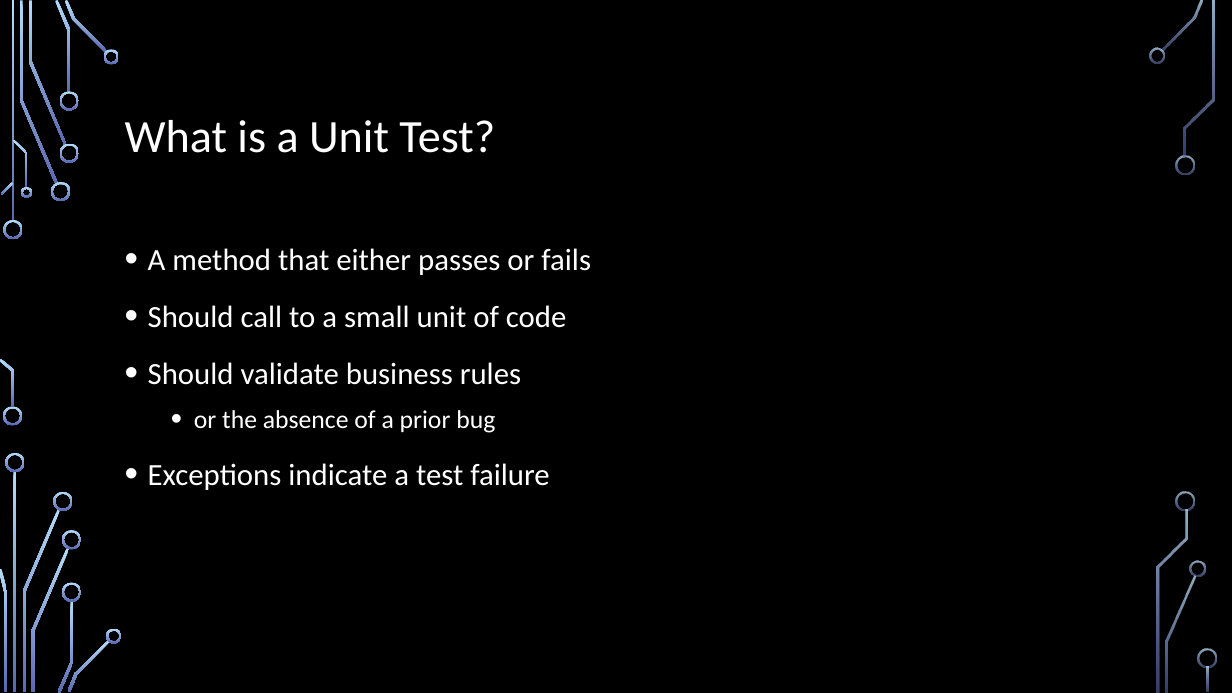
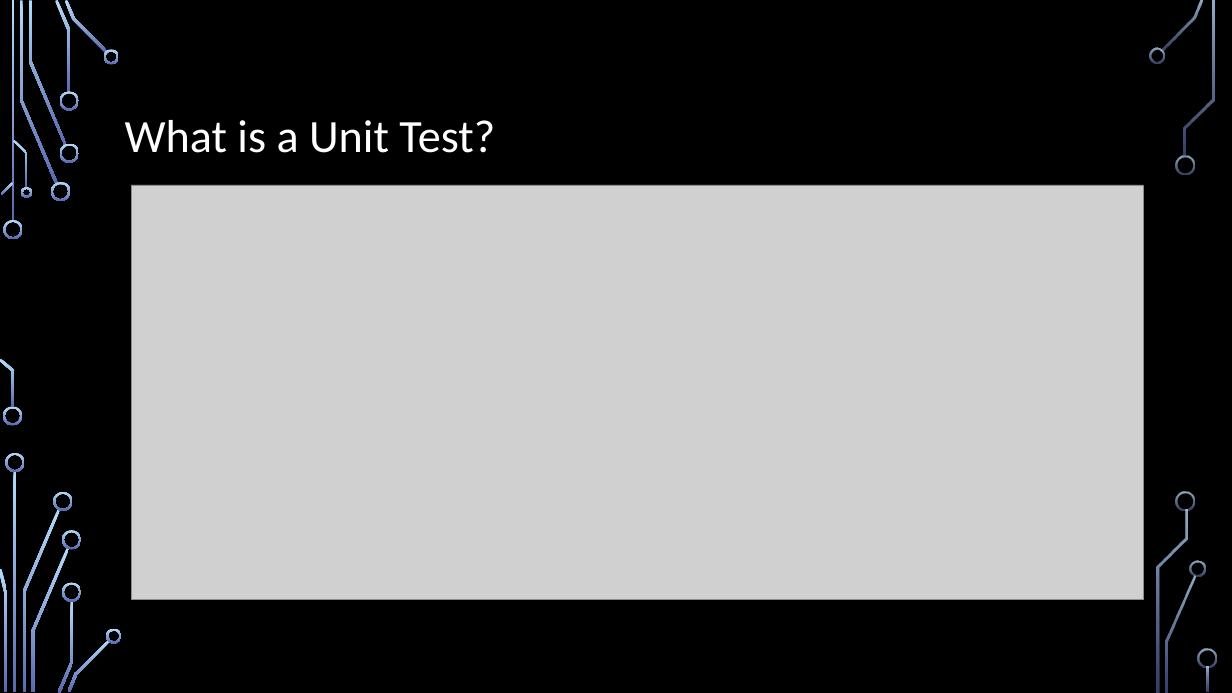
Before and after one commit to IntegerMan/SoftwareQualityTalk, a slide deck: slide 11 of Software Quality Recipes for Legacy.pptx (slide 9 before the commit). Drawn at 1232x693 pixels with LibreOffice and Linux fonts; fonts in the diff are those of the drawing; grey boxes stand for pictures; background and template pictures are left out. Boxes give left, top, right and bottom in pixels: in the first picture for what was removed or moved away, otherwise in the second. Text is boxed around its words. In the diff, an @@ line names an element or a change of style, - is before the commit and + after.

```diff
--- a/Software Quality Recipes for Legacy.pptx
+++ b/Software Quality Recipes for Legacy.pptx
@@ picture added at (131,185,1143,600) @@
@@ text removed at (148,248,591,490) @@
-• A method that either passes or fails
-• Should call to a small unit of code
-• Should validate business rules
-  • or the absence of a prior bug
-• Exceptions indicate a test failure
```
Also in this commit, not shown: 7 other slides changed, 8 slides added, 4 slides removed, 10 other files.
